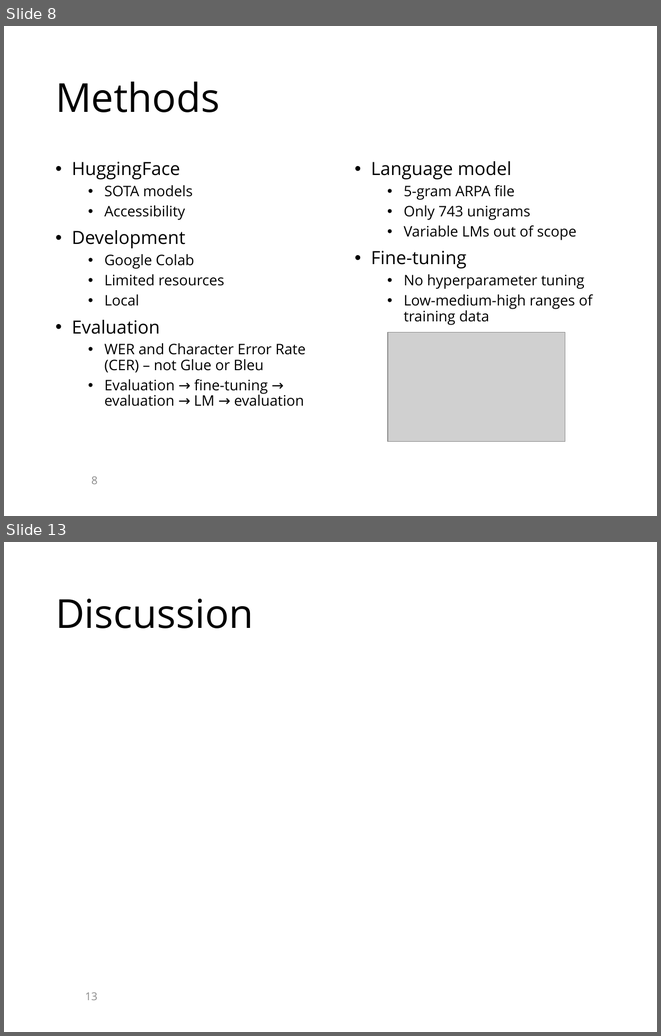
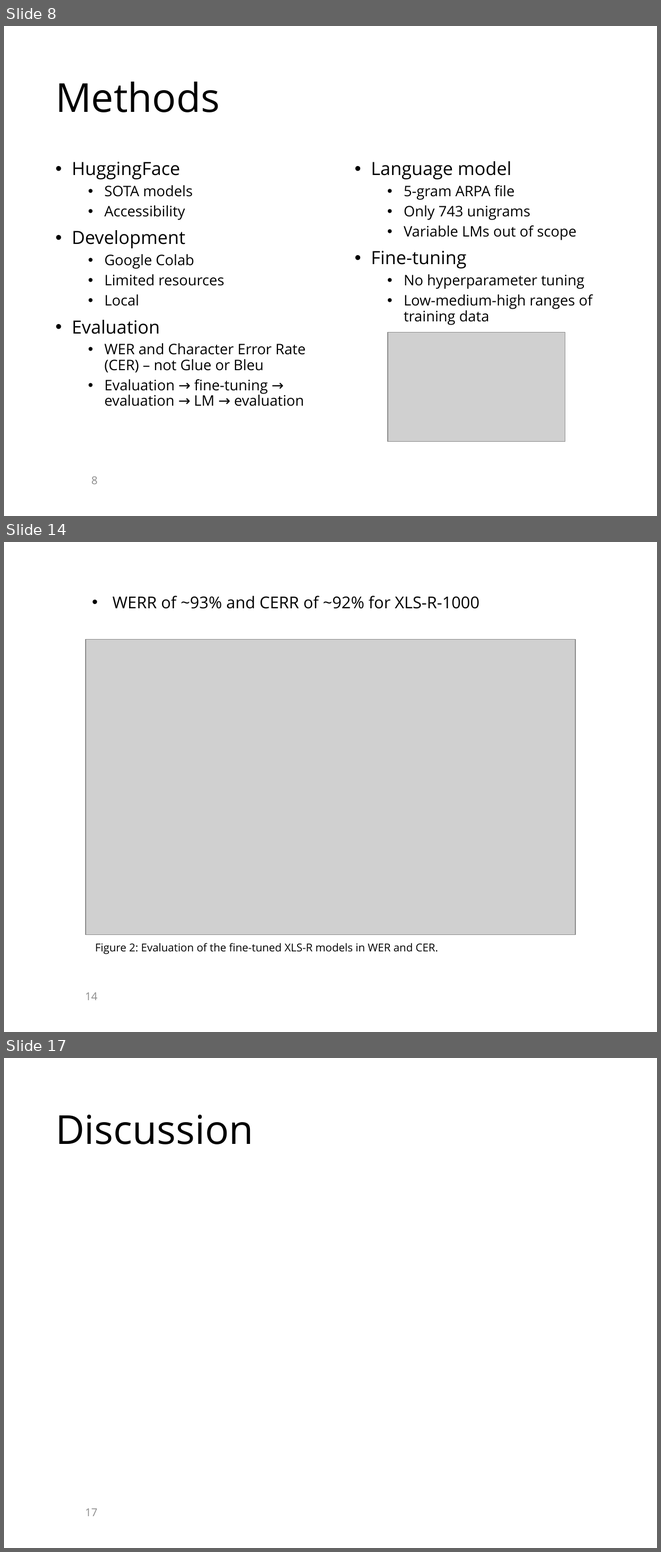
Before and after one commit to KaranChand/ATC, a slide deck: PowerPoint_presentation_template.pptx. Shown one above the other, each under a label of ours: slides 8 and 13 before the commit, slides 8, 14 and 17 after it; the slides between them are not shown. The pictures are 661x1036 and 661x1552 pixels, drawn with LibreOffice and Linux fonts; fonts in the diff are those of the drawing; grey boxes stand for pictures; background and template pictures are left out. Boxes give left, top, right and bottom in pixels: in the first picture for what was removed or moved away, otherwise in the second. Text is boxed around its words. In the diff, an @@ line names an element or a change of style, - is before the commit and + after.

```diff
--- a/PowerPoint_presentation_template.pptx
+++ b/PowerPoint_presentation_template.pptx
@@ slide 14 added at [4, 542, 657, 1032], background picture (left out) @@
@@ text added at [113, 596, 479, 609], 18 pt, text #000000 @@
+• WERR of ~93% and CERR of ~92% for XLS-R-1000
@@ picture added at [86, 640, 575, 934] @@
@@ text added at [95, 943, 438, 954], 12 pt, text #000000 @@
+Figure 2: Evaluation of the fine-tuned XLS-R models in WER and CER.
@@ page number added at [85, 992, 97, 1000], 12 pt, text #8C8C8C @@
+14
@@ what was slide 13 is now slide 17 @@
@@ page number at [85, 1508, 97, 1516]: text changed @@
-13
+17
```
Also in this commit, not shown: 3 slides changed, 4 other slides added, 1 slide removed.
